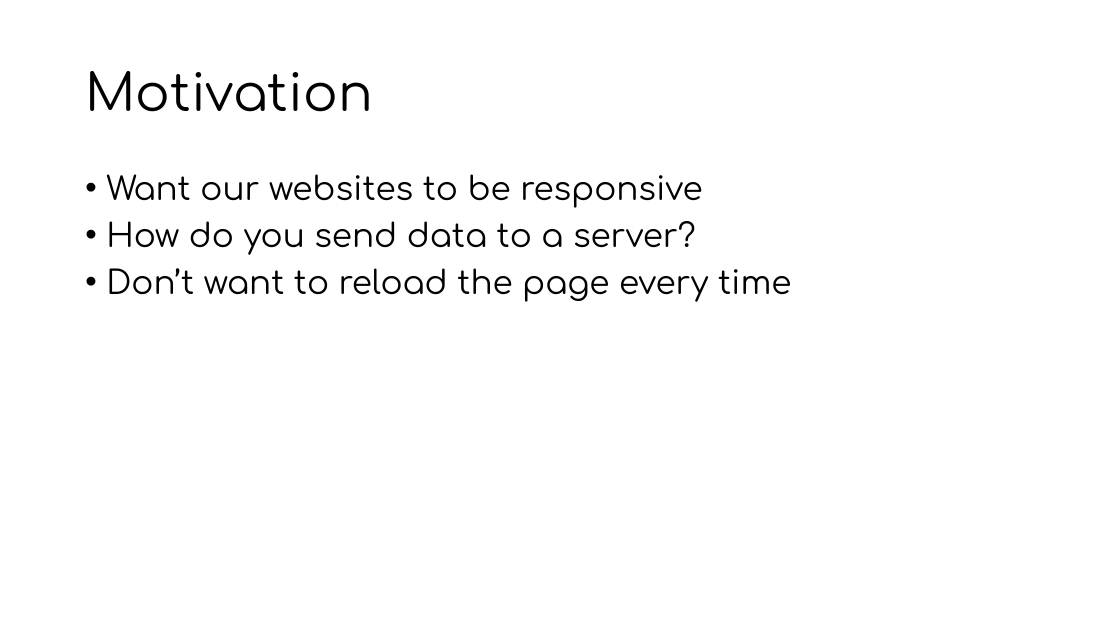
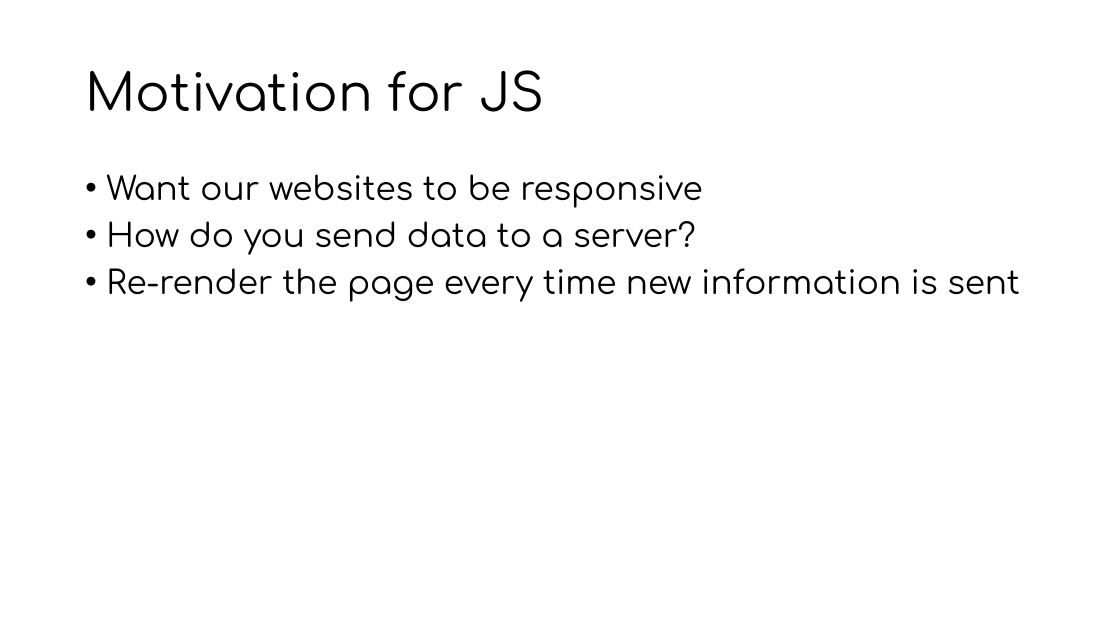
Before and after one commit to MiBioSoft2017/2017FallBootCamp, a slide deck: slide 3 of Javascript/JS Tutorial.pptx. Drawn at 1120x630 pixels with LibreOffice and Linux fonts; fonts in the diff are those of the drawing. Boxes give left, top, right and bottom in pixels: in the first picture for what was removed or moved away, otherwise in the second. Text is boxed around its words. In the diff, an @@ line names an element or a change of style, - is before the commit and + after.

```diff
--- a/Javascript/JS Tutorial.pptx
+++ b/Javascript/JS Tutorial.pptx
@@ title at bbox=[85, 70, 544, 112]: text changed @@
-Motivation
+Motivation for JS
@@ text at bbox=[106, 268, 1020, 302]: text changed @@
-• Don’t want to reload the page every time
+• Re-render the page every time new information is sent
```
Also in this commit, not shown: 3 other slides changed, 13 slides added, 2 slides removed.
